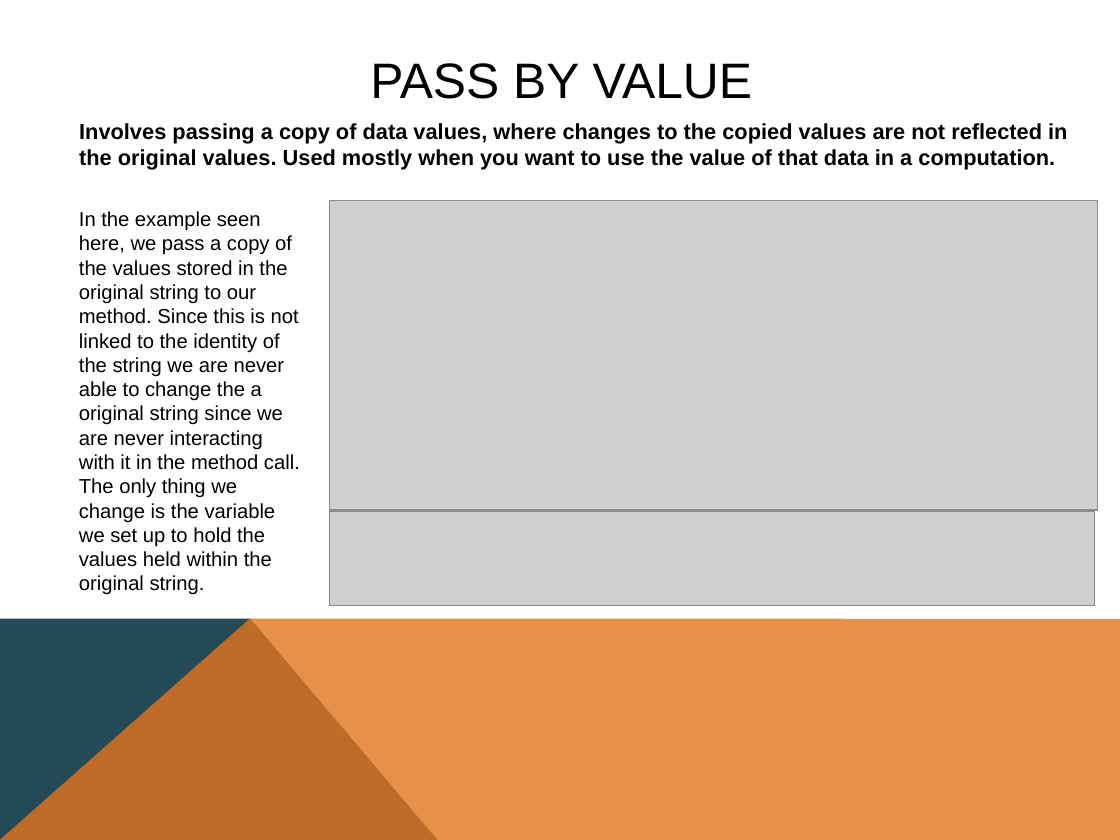
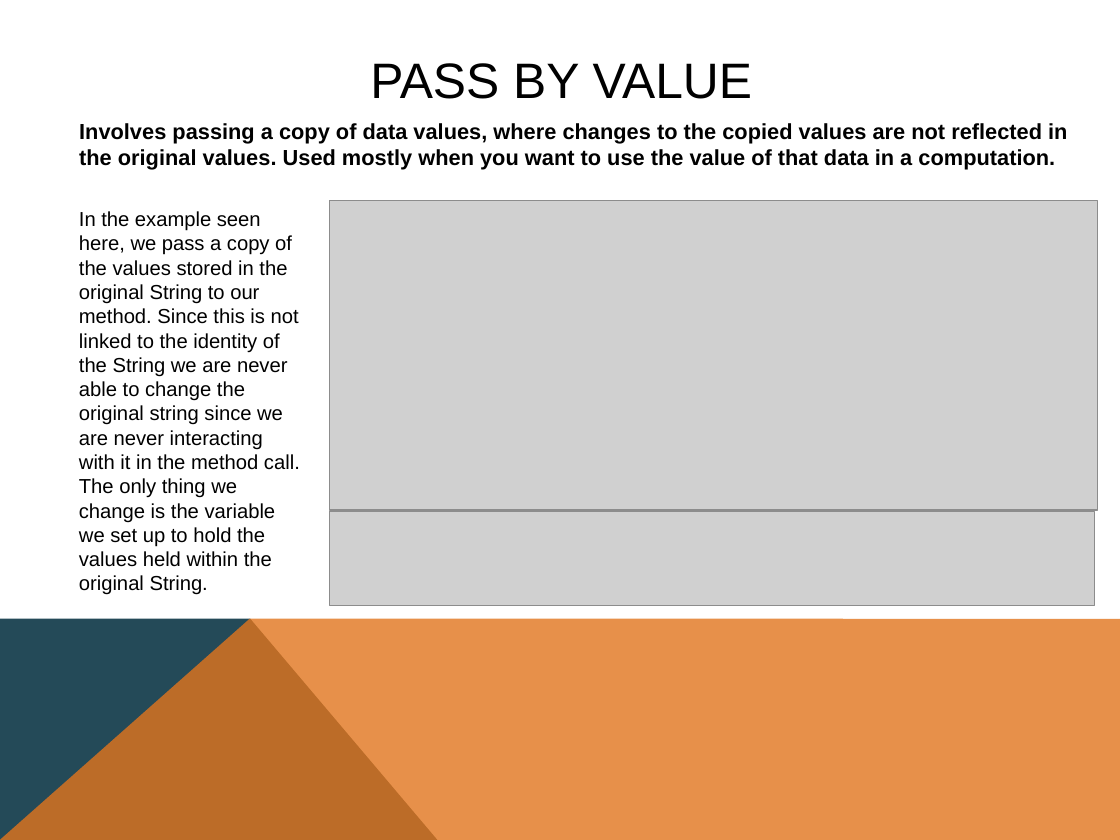
Before and after one commit to RAAllen/JavaReferences, a slide deck: slide 3 of javareferences.pptx (slide 2 before the commit). Drawn at 1120x840 pixels with LibreOffice and Linux fonts; fonts in the diff are those of the drawing; grey boxes stand for pictures. Boxes give left, top, right and bottom in pixels: in the first picture for what was removed or moved away, otherwise in the second. Text is boxed around its words. In the diff, an @@ line names an element or a change of style, - is before the commit and + after.

```diff
--- a/javareferences.pptx
+++ b/javareferences.pptx
@@ text at (79,211,300,595): text changed @@
-In the example seen here, we pass a copy of the values stored in the original string to our method. Since this is not linked to the identity of the string we are never able to change the a original string since we are never interacting with it in the method call. The only thing we change is the variable we set up to hold the values held within the original string.
+In the example seen here, we pass a copy of the values stored in the original String to our method. Since this is not linked to the identity of the String we are never able to change the original string since we are never interacting with it in the method call. The only thing we change is the variable we set up to hold the values held within the original String.
```
Also in this commit, not shown: 3 other slides changed, 2 slides added, 1 slide removed, 1 other file.
